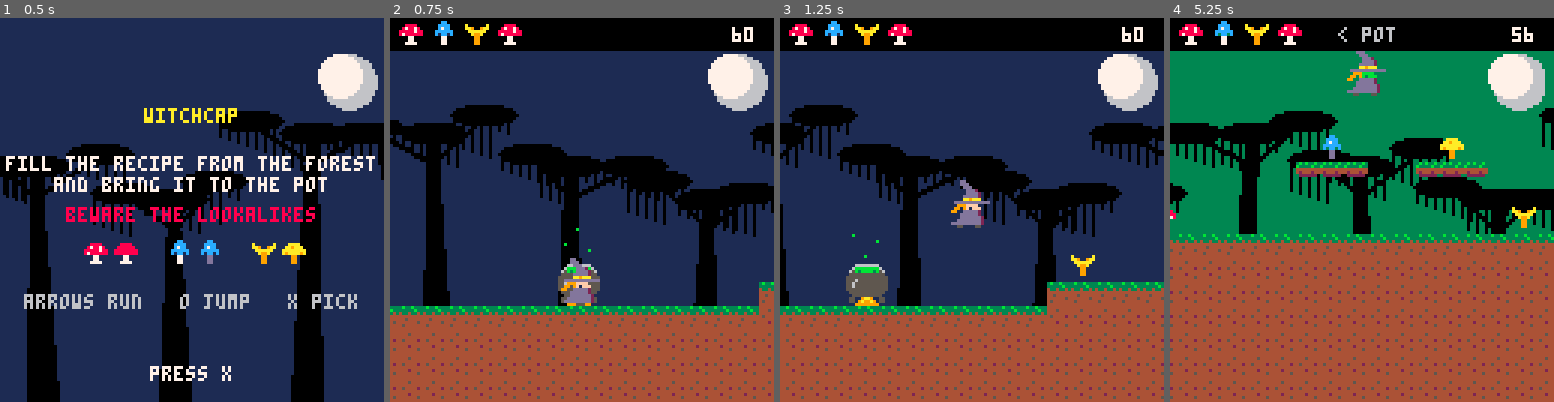
Above: before the commit, frames 1-4 (left to right).
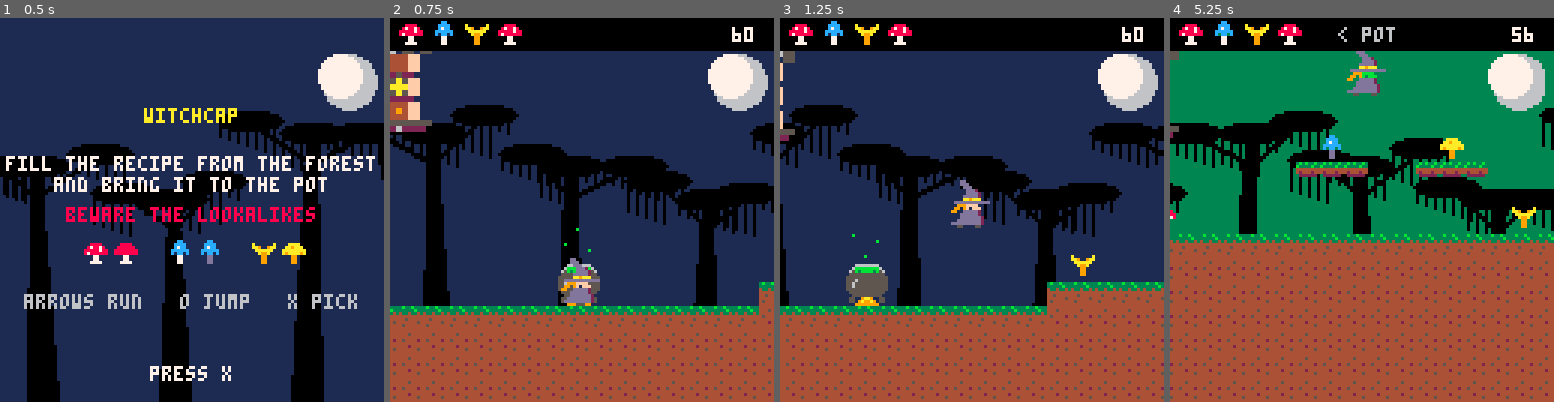
Above: after the commit, the same moments.

Repository: drachis/carts
Game: PICO-8 cartridge proj/witchcap/tests/test_boot.p8
Same seed, same stepped clock (60 frames per second), same inputs: the game is played once before the commit and once after it.
Inputs:
- Up to frame 1 (0.5 s): tap X (X key) at 0.33 s
- Up to frame 2 (0.75 s): tap O (Z key) at 0.7 s
- Up to frame 3 (1.25 s): tap X (X key) at 1.07 s
- Up to frame 4 (5.25 s): hold Right 1.6-2.1 s; tap O (Z key) every 0.4 s from 1.7 to 4.9 s; tap X (X key) every 1.12 s from 1.85 to 5.2 s; hold Up 2.15-2.42 s; hold Right 2.47-3.03 s; hold Left 3.08-3.58 s; hold Down 3.63-3.97 s; hold Right 4.02-4.68 s; hold Up 4.73-5.03 s; hold Left from 5.08 s (still down)

Frame 1 is identical in both runs. In frame 2, 1.7% of the frame differs, in the area x 0-11%, y 8-30%; in frame 3, 0.3%; in frame 4, 0.1%.

Commit message:
witchcap: the hut is rebuilt as the game's big picture: a body sprite with thatch, logs, lit windows, a door and a skull, clawed feet and leg feathers, and it swings round to face the way it walks (2100 tokens)
Co-Authored-By: Claude Opus 5.5 <noreply@anthropic.com>

Diff:
--- a/proj/witchcap/hut.lua
+++ b/proj/witchcap/hut.lua
@@ -1,14 +1,18 @@
 -- hut.lua : baba yaga's hut, a giant in the backdrop that walks after the
 -- witch on chicken legs. it is taller than the screen: its roof is off
--- the top, and what shows is its walls, its lit window and its legs. it
--- touches nothing; it is only company.
+-- the top, and what shows is its eave, its walls, its door and its legs.
+-- it touches nothing; it is only company.
 --
 -- hut.x is its middle, in world pixels. each foot stays planted on the
 -- ground until the hut has walked `hut_stride` pixels past it, then steps
 -- ahead, one foot at a time. foot.step counts a step's frames down.
+--
+-- hut.facing is 1 or -1, the way it last walked. hut.turn follows it from
+-- one to the other over a moment, and the hut is drawn as wide as turn is
+-- large, so it swings round like a door.
 
 function reset_hut()
- hut={x=cauldron_x-100,feet={}}
+ hut={x=cauldron_x-100,facing=1,turn=1,feet={}}
  for side=-1,1,2 do
   add(hut.feet,{x=hut.x+side*hut_stance,home=side*hut_stance,step=0})
  end
@@ -17,7 +21,10 @@
 function update_hut()
  -- slower than the witch: she leaves it behind and it catches her up
  -- while she picks. it settles a little to her left, clear of the moon
- hut.x+=mid(-hut_speed,(witch.x-24-hut.x)/60,hut_speed)
+ local walk=mid(-hut_speed,(witch.x-24-hut.x)/60,hut_speed)
+ hut.x+=walk
+ if abs(walk)>0.3 then hut.facing=sgn(walk) end
+ hut.turn+=(hut.facing-hut.turn)/12
  for number,foot in ipairs(hut.feet) do
   local behind=hut.x+foot.home-foot.x
   if foot.step>0 then
@@ -31,23 +38,26 @@
 end
 
 function draw_hut(camera_x)
- local x=hut.x-camera_x
+ local x,turn=hut.x-camera_x,hut.turn
+ local flipped=turn<0
+ -- the floor of the hut, which rides up and down a little as it goes
+ local floor_y=40+sin(t()/2)*1.5
  for foot in all(hut.feet) do
   local foot_x=foot.x-camera_x
   -- a stepping foot is lifted in an arc
-  local foot_y=ground_top(foot.x)-1+sin(foot.step/hut_step_frames/2)*14
-  local hip_x=x+foot.home
+  local ankle_y=ground_top(foot.x)-16+sin(foot.step/hut_step_frames/2)*14
+  local hip_x=x+foot.home*max(abs(turn),0.3)
   -- the knee bends backwards, as a hen's does
-  local knee_x,knee_y=(hip_x+foot_x)/2-12,(30+foot_y)/2
+  local knee_x,knee_y=(hip_x+foot_x)/2-12*turn,(floor_y+10+ankle_y)/2
   for thickness=-1,1 do
-   line(hip_x+thickness,26,knee_x+thickness,knee_y,4)
-   line(knee_x+thickness,knee_y,foot_x+thickness,foot_y,9)
+   line(hip_x+thickness,floor_y+8,knee_x+thickness,knee_y,4)
+   line(knee_x+thickness,knee_y,foot_x+thickness,ankle_y,9)
   end
-  -- three toes ahead and a spur behind
-  line(foot_x-5,foot_y,foot_x+10,foot_y,9)
-  line(foot_x,foot_y-1,foot_x+8,foot_y-3,9)
-  line(foot_x,foot_y-1,foot_x-4,foot_y-3,9)
+  circfill(knee_x,knee_y,2,9)
+  -- the foot sprite's ankle is 13 pixels in from its heel
+  sspr(48,32,16,8,foot_x-(flipped and 19 or 13),ankle_y,32,16,flipped)
+  sspr(64,32,8,8,hip_x-8,floor_y-2,16,16)
  end
- -- the top ten rows of the hut sprite, five times the size
- sspr(96,16,16,10,x-40,-22,80,50)
+ local width=abs(turn)*96
+ sspr(0,32,48,16,x-width/2,floor_y-32,width,32,flipped)
 end
--- a/proj/witchcap/tests/test_witch.lua
+++ b/proj/witchcap/tests/test_witch.lua
@@ -114,6 +114,16 @@
    local spread=max(abs(hut.feet[1].x-hut.x),abs(hut.feet[2].x-hut.x))
    return gap>150 and hut.x>cauldron_x+100 and spread<50,
     "hut "..gap.." pixels behind, a foot "..spread.." from its middle"
+  end,
+ },
+ {
+  name="the hut turns to face the way it walks",
+  buttons={0},frames=200,
+  setup=arena,
+  check=function()
+   dump_screen("hut_left")
+   return hut.facing==-1 and hut.turn<-0.9,
+    "facing "..hut.facing..", turned "..hut.turn
   end,
  },
  {
Not shown, changed: 32 lines of the sprite sheet (__gfx__) section of proj/witchcap/tests/test_boot.p8
Not shown, changed: 32 lines of the sprite sheet (__gfx__) section of proj/witchcap/tests/test_forest.p8
Not shown, changed: 32 lines of the sprite sheet (__gfx__) section of proj/witchcap/tests/test_witch.p8
Not shown, changed: 32 lines of the sprite sheet (__gfx__) section of proj/witchcap/witchcap.p8
Not shown, changed: proj/witchcap/DESIGN.md
Not shown, changed: proj/witchcap/gen_cart.py
